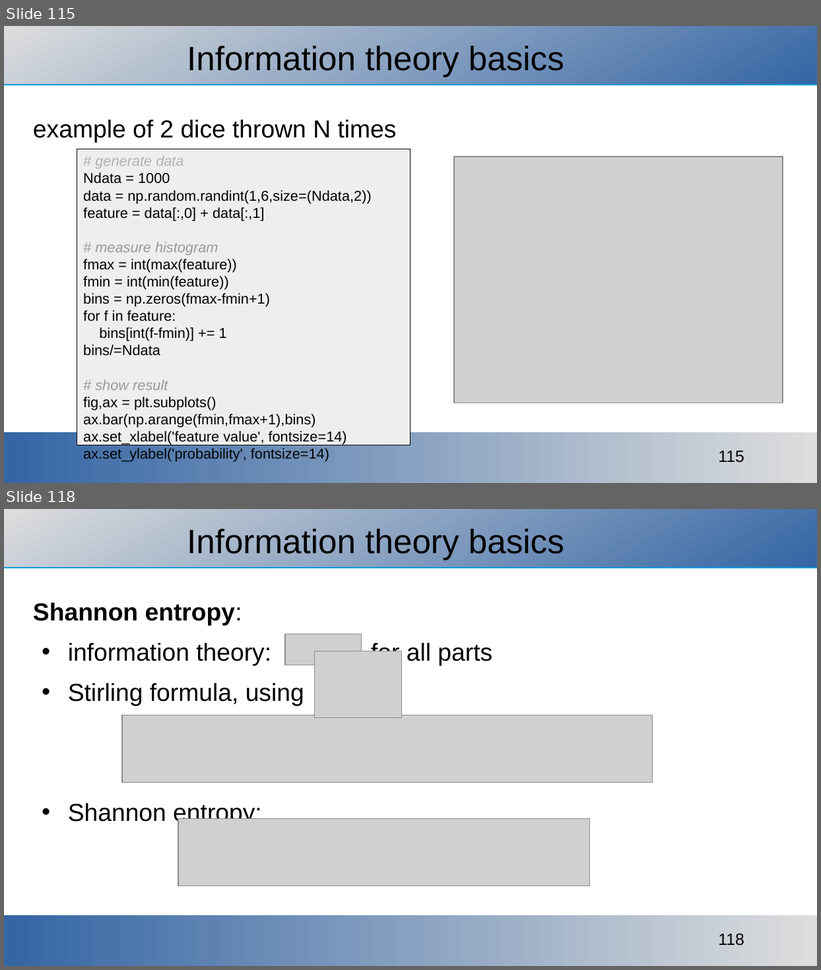
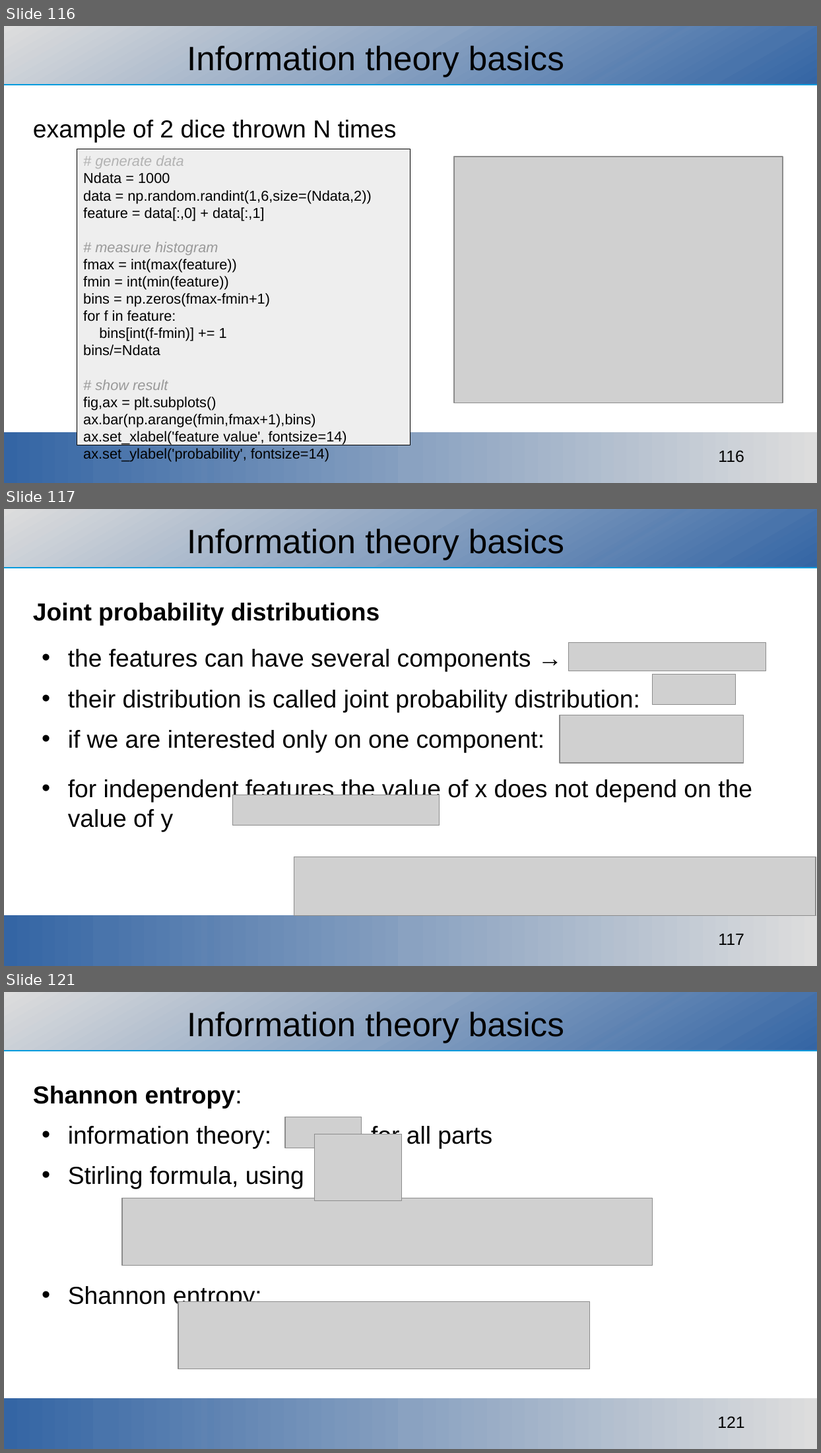
Before and after one commit to ajakovac/ML-in-Practice-I, a slide deck: ML in practice.odp. Shown one above the other, each under a label of ours: slides 115 and 118 before the commit, slides 116, 117 and 121 after it; the slides between them are not shown. The pictures are 821x970 and 821x1453 pixels, drawn with LibreOffice and Linux fonts; fonts in the diff are those of the drawing; grey boxes stand for pictures; background and template pictures are left out. Boxes give left, top, right and bottom in pixels: in the first picture for what was removed or moved away, otherwise in the second. Text is boxed around its words. In the diff, an @@ line names an element or a change of style, - is before the commit and + after.

```diff
--- a/ML in practice.odp
+++ b/ML in practice.odp
@@ slide 117 added at (4, 509, 817, 966), background #FFFFFF; not listed: 3 template elements that a slide beside it also shows @@
@@ title added at (187, 529, 564, 560), 33 pt, text #000000 @@
+Information theory basics
@@ text added at (33, 603, 752, 832), 24 pt, text #000000 @@
+Joint probability distributions
+• the features can have several components →
+• their distribution is called joint probability distribution:
+• if we are interested only on one component:
+• for independent features the value of x does not depend on the value of y
@@ picture added at (568, 642, 766, 671) @@
@@ picture added at (653, 674, 736, 704) @@
@@ picture added at (560, 716, 743, 764) @@
@@ picture added at (233, 795, 440, 826) @@
@@ picture added at (294, 857, 816, 916) @@
@@ what was slide 115 is now slide 116 @@
@@ page number at (718, 450, 744, 463): text changed @@
-115
+116
@@ what was slide 118 is now slide 121 @@
@@ page number at (717, 1416, 745, 1428): text changed @@
-118
+121
```
Also in this commit, not shown: 9 slides changed, 6 other slides added, 1 slide removed, 3 other files.
